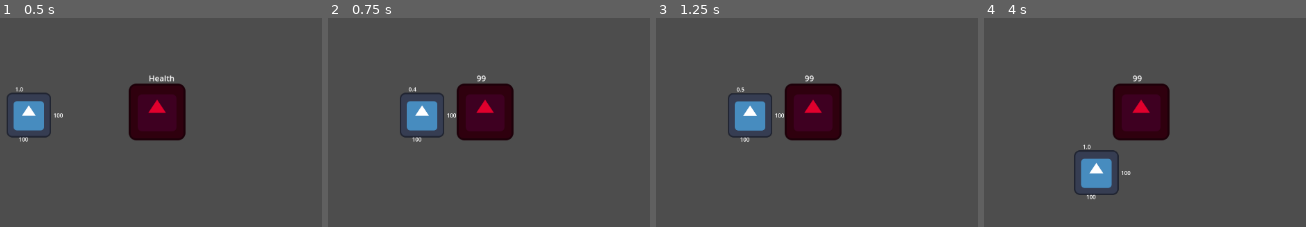
Above: before the commit, frames 1-4 (left to right).
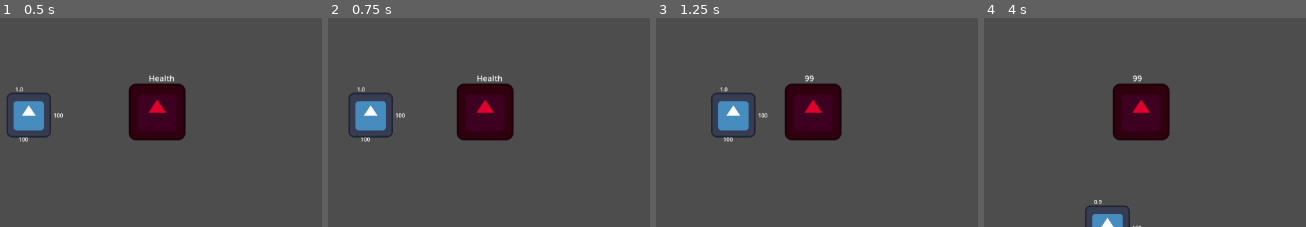
Above: after the commit, the same moments.

Repository: Mudasirh120/GMTK-2025-Submission
Game: Godot game, scene res://Scenes/main.tscn
Same seed, same stepped clock (60 frames per second), same inputs: the game is played once before the commit and once after it. The engine's default icon, where the game draws it, is replaced by a stand-in: a white triangle on a blue panel in a dark square.
Inputs:
- Up to frame 1 (0.5 s): no input
- Up to frame 2 (0.75 s): tap Enter (dash, bound only before the commit) at 0.5 s; hold D (move_right) from 0.53 s (still down); hold J (Attack, bound only after the commit) from 0.53 s (still down)
- Up to frame 3 (1.25 s): keep holding D (move_right); keep holding J (Attack, bound only after the commit)
- Up to frame 4 (4 s): release D (move_right) at 1.28 s; release J (Attack, bound only after the commit) at 1.28 s; hold S (move_backward) 1.28-2.03 s; tap Space (dash, bound only after the commit) at 1.35 s; tap J (Attack, bound only after the commit) at 1.55, 3.05, 3.8 s; hold D (move_right) 2.03-2.78 s; hold J (Attack, bound only after the commit) 2.03-2.78 s; tap Enter (dash, bound only before the commit) at 2.1 s; hold W (move_forward) 2.78-3.53 s; tap Shift (run) at 2.85 s; hold A (move_left) from 3.53 s (still down); hold Ctrl (sneak, bound only after the commit) from 3.53 s (still down)

Frame 1 is identical in both runs. In frame 2, 4.1% of the frame differs, in the area x 6-55%, y 27-60%; in frame 3, 2.3%; in frame 4, 2.8%.

Commit message:
added wasd to change direction of attack added j to attack

Diff:
--- a/Scenes/player.tscn
+++ b/Scenes/player.tscn
@@ -32,7 +32,7 @@
 
 [node name="Attack" type="Area2D" parent="."]
 
-[node name="CollisionPolygon2D" type="CollisionPolygon2D" parent="Attack"]
+[node name="attackbox" type="CollisionPolygon2D" parent="Attack"]
 position = Vector2(30, 9)
 scale = Vector2(1.38736, 1.11816)
 polygon = PackedVector2Array(18, -19, 22.3446, -61.7083, 44.6891, -74.2288, 94.4238, -67.9685, 97.3069, 49.1878, 41.9218, 47.8952, 22.3446, 40.2445, 18.1356, 6.75634)
--- a/player.gd
+++ b/player.gd
@@ -6,6 +6,7 @@
 @onready var AttackArea:Area2D=$Attack
 @onready var EnemyHitArea:Area2D= get_parent().get_node("Enemy").get_node("HitBox")
 @onready var Enemy:CharacterBody2D= get_parent().get_node("Enemy")
+@onready var att:CollisionPolygon2D=$Attack/attackbox
 const SPEED:int=100
 var Health:int= 100
 var isRunning: bool
@@ -20,8 +21,19 @@
 	print(EnemyHitArea)
 	print(Enemy)
 func _physics_process(delta: float) -> void:
+	att.disabled=true
 	if !isSurrendered:
+		if Input.is_action_pressed("Attack"):
+			att.disabled=false
 		var direction = Input.get_vector("move_left",'move_right','move_forward',"move_backward")
+		if direction.y>0:
+			att.rotation=90
+		elif direction.y<0:
+			att.rotation=-90
+		elif direction.x<0:
+			att.rotation=180
+		elif direction.x>0:
+			att.rotation=0
 		if Input.is_action_pressed("run"):
 			if direction != Vector2():
 				isRunning=true
--- a/project.godot
+++ b/project.godot
@@ -48,17 +48,18 @@
 }
 sneak={
 "deadzone": 0.2,
-"events": [Object(InputEventKey,"resource_local_to_scene":fa …(140 unchanged characters)… d":false,"keycode":0,"physical_keycode":32,"key_label":0,"unicode":32,"location":0,"echo":false,"script":null)
+"events": [Object(InputEventKey,"resource_local_to_scene":fa …(140 unchanged characters)… d":false,"keycode":0,"physical_keycode":4194326,"key_label":0,"unicode":0,"location":0,"echo":false,"script":null)
 ]
 }
 dash={
 "deadzone": 0.2,
-"events": [Object(InputEventKey,"resource_local_to_scene":fa …(140 unchanged characters)… d":false,"keycode":0,"physical_keycode":4194309,"key_label":0,"unicode":0,"location":0,"echo":false,"script":null)
+"events": [Object(InputEventKey,"resource_local_to_scene":fa …(140 unchanged characters)… d":false,"keycode":0,"physical_keycode":32,"key_label":0,"unicode":32,"location":0,"echo":false,"script":null)
 ]
 }
-Action={
+Attack={
 "deadzone": 0.2,
-"events": []
+"events": [Object(InputEventKey,"resource_local_to_scene":false,"resource_name":"","device":-1,"window_id":0,"alt_pressed":false,"shift_pressed":false,"ctrl_pressed":false,"meta_pressed":false,"pressed":false,"keycode":0,"physical_keycode":74,"key_label":0,"unicode":106,"location":0,"echo":false,"script":null)
+]
 }
 
 [rendering]
